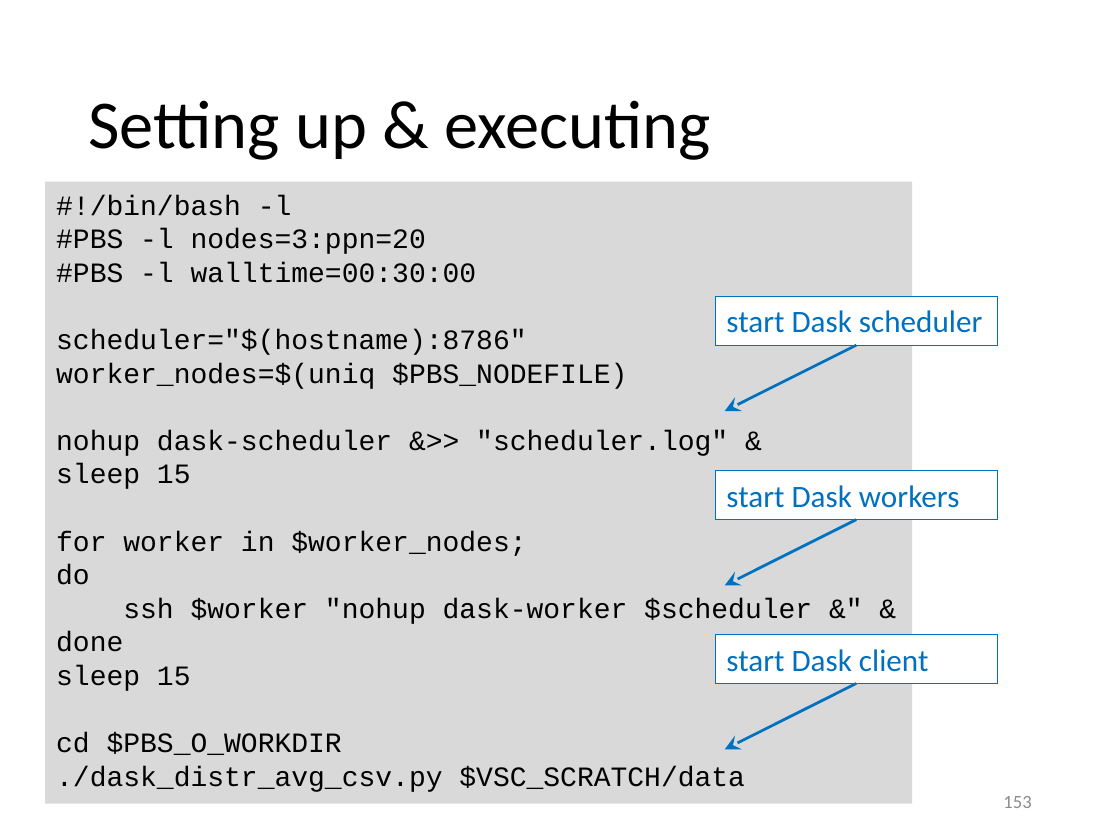
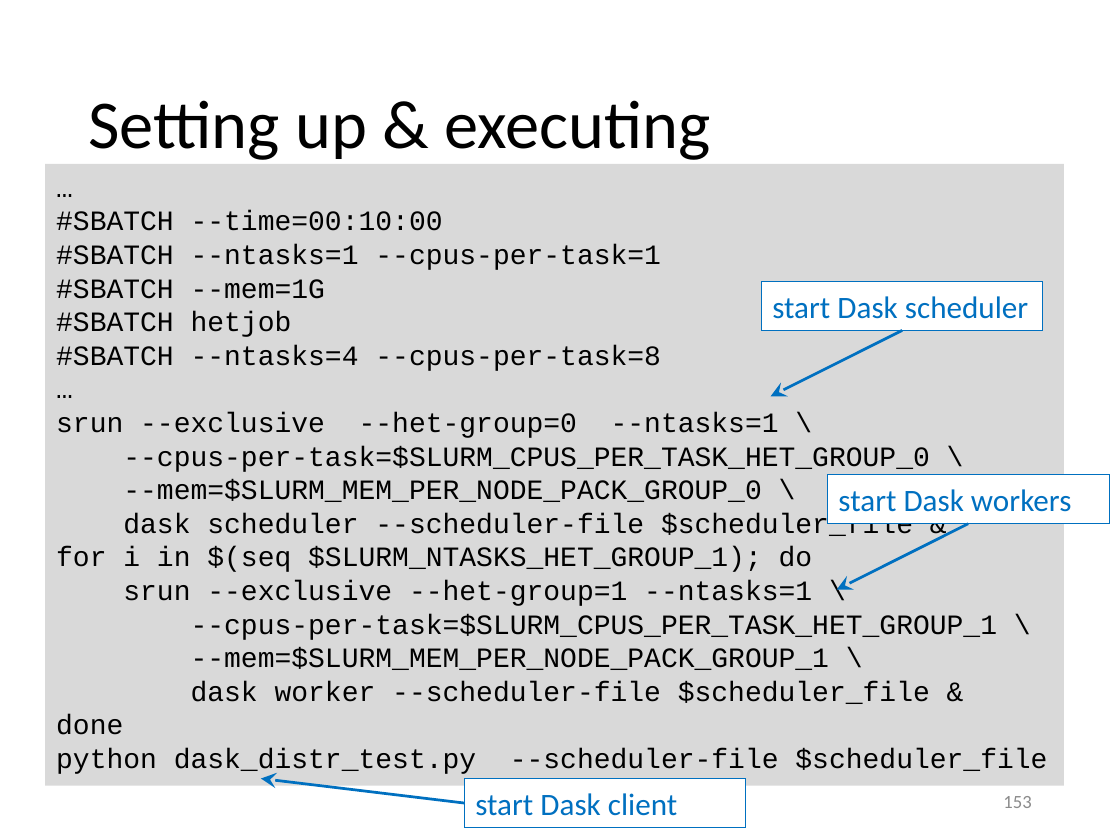
Before and after one commit to gjbex/Python-for-HPC, a slide deck: slide 153 of python_for_hpc.pptx. Drawn at 1120x840 pixels with LibreOffice and Linux fonts; fonts in the diff are those of the drawing. Boxes give left, top, right and bottom in pixels: in the first picture for what was removed or moved away, otherwise in the second. Text is boxed around its words. In the diff, an @@ line names an element or a change of style, - is before the commit and + after.

Commit message:
Replace PBS by Slurm job script for dask example

```diff
--- a/python_for_hpc.pptx
+++ b/python_for_hpc.pptx
@@ rectangle "…": place and size @@
-rectangle "…" at (45,181,912,803)
+rectangle "…" at (45,164,1064,785)
@@ text in rectangle at (56,211,997,704): text changed @@
-#!/bin/bash -l
-#PBS -l nodes=3:ppn=20
-#PBS -l walltime=00:30:00
-scheduler="$(hostname):8786"
-worker_nodes=$(uniq $PBS_NODEFILE)
-nohup dask-scheduler &>> "scheduler.log" &
-sleep 15
-for worker in $worker_nodes;
-do
-ssh $worker "nohup dask-worker $scheduler &" &
+…
+#SBATCH --time=00:10:00
+#SBATCH --ntasks=1 --cpus-per-task=1
+#SBATCH --mem=1G
+#SBATCH hetjob
+#SBATCH --ntasks=4 --cpus-per-task=8
+…
+srun --exclusive --het-group=0 --ntasks=1 \
+--cpus-per-task=$SLURM_CPUS_PER_TASK_HET_GROUP_0 \
+--mem=$SLURM_MEM_PER_NODE_PACK_GROUP_0 \
+dask scheduler --scheduler-file $scheduler_file &
+for i in $(seq $SLURM_NTASKS_HET_GROUP_1); do
+srun --exclusive --het-group=1 --ntasks=1 \
+--cpus-per-task=$SLURM_CPUS_PER_TASK_HET_GROUP_1 \
+--mem=$SLURM_MEM_PER_NODE_PACK_GROUP_1 \
+dask worker --scheduler-file $scheduler_file &
@@ rectangle "start Dask scheduler": place and size @@
-rectangle "start Dask scheduler" at (716,296,997,345)
+rectangle "start Dask scheduler" at (762,281,1043,330)
@@ arrow moved from (857, 345) - (725, 411) to (903, 330) - (771, 396) @@
@@ rectangle "start Dask workers": place and size @@
-rectangle "start Dask workers" at (716,470,997,520)
+rectangle "start Dask workers" at (828,475,1109,524)
@@ arrow moved from (857, 520) - (725, 586) to (969, 524) - (837, 589) @@
@@ text in rectangle at (56,748,1047,776): text changed @@
-sleep 15
-cd $PBS_O_WORKDIR
-./dask_distr_avg_csv.py $VSC_SCRATCH/data
+python dask_distr_test.py --scheduler-file $scheduler_file
@@ arrow moved from (857, 683) - (725, 749) to (465, 803) - (261, 778) @@
@@ rectangle "start Dask client": place and size @@
-rectangle "start Dask client" at (716,635,997,684)
+rectangle "start Dask client" at (465,778,746,828)
```
